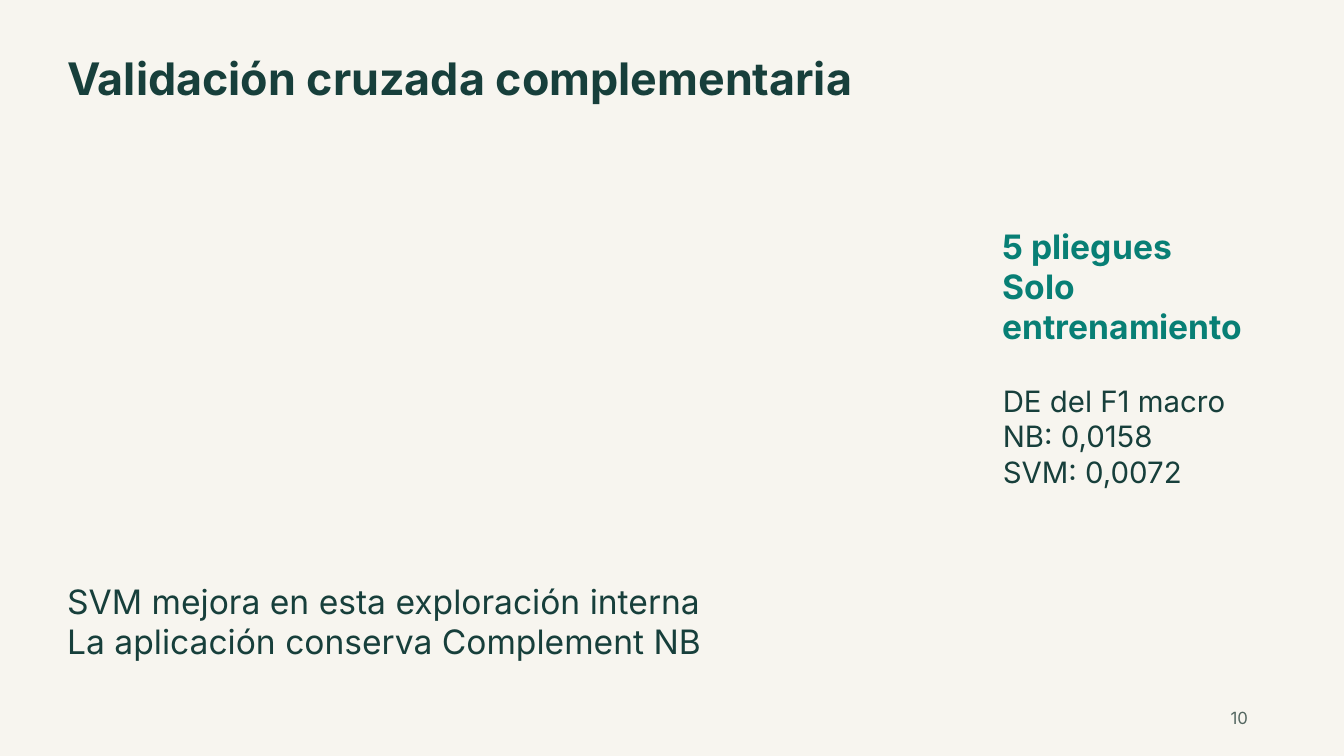
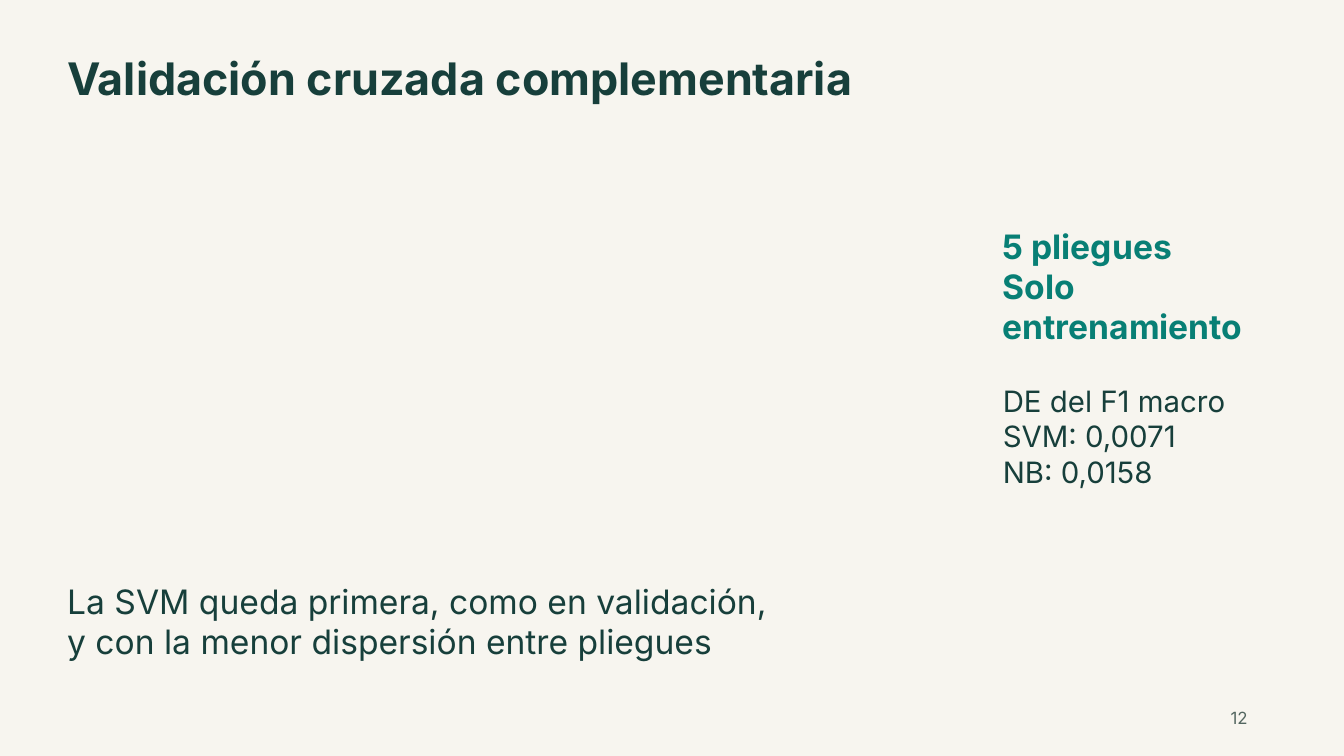
Before and after one commit to bvelastegui/hotel-reviews-ml, a slide deck: slide 12 of entregables/presentacion.pptx (slide 10 before the commit). Drawn at 1344x756 pixels with LibreOffice and Linux fonts; fonts in the diff are those of the drawing. Boxes give left, top, right and bottom in pixels: in the first picture for what was removed or moved away, otherwise in the second. Text is boxed around its words. In the diff, an @@ line names an element or a change of style, - is before the commit and + after.

Commit message:
docs(entregables): actualizar informe, presentación y póster

```diff
--- a/entregables/presentacion.pptx
+++ b/entregables/presentacion.pptx
@@ text at <box>1003,425,1176,452</box>: paragraph added @@
+SVM: 0,0071
@@ text at <box>1003,461,1182,488</box>: paragraph removed @@
-SVM: 0,0072
@@ text at <box>67,588,766,662</box>: text changed @@
-SVM mejora en esta exploración interna
-La aplicación conserva Complement NB
+La SVM queda primera, como en validación,
+y con la menor dispersión entre pliegues
@@ text at <box>1231,711,1248,724</box>: text changed @@
-10
+12
```
Also in this commit, not shown: 10 other slides changed, 4 slides added, 1 slide removed, 3 other files.
